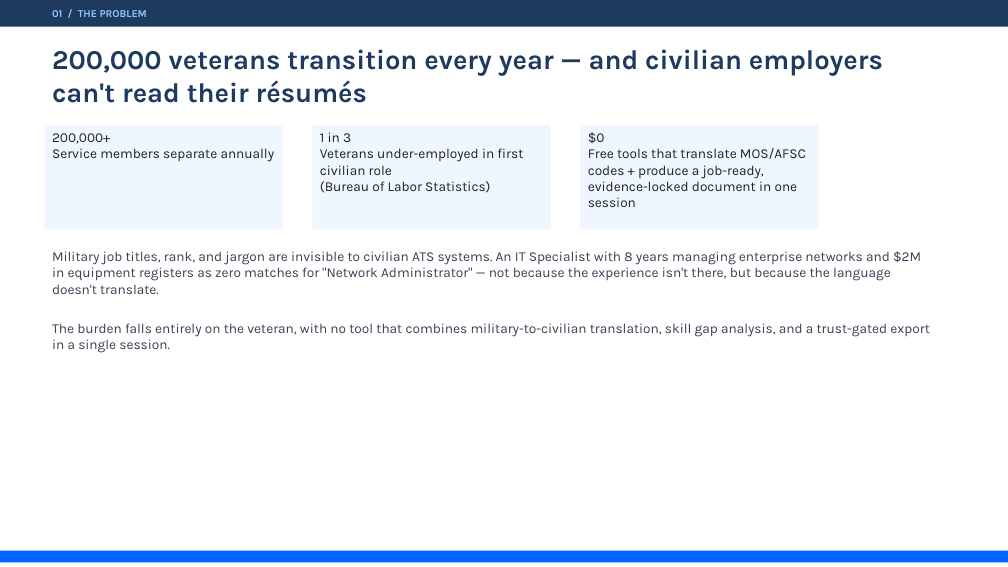
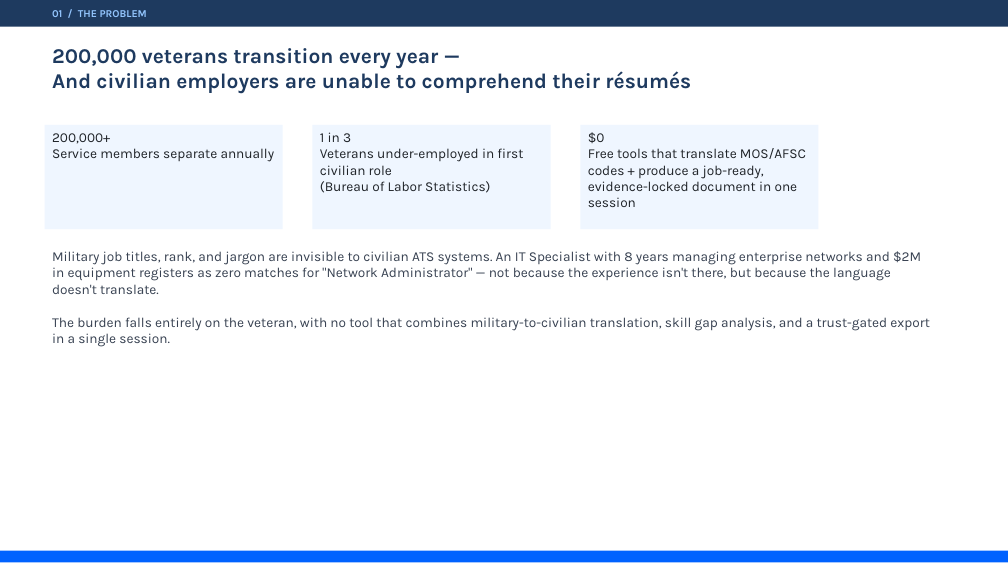
Before and after one commit to jaywarfield/golden-gate-glory, a slide deck: slide 2 of docs/images/source/Mission Veteran AI - Presentation.pptx. Drawn at 1008x567 pixels with LibreOffice and Linux fonts; fonts in the diff are those of the drawing. Boxes give left, top, right and bottom in pixels: in the first picture for what was removed or moved away, otherwise in the second. Text is boxed around its words. In the diff, an @@ line names an element or a change of style, - is before the commit and + after.

```diff
--- a/docs/images/source/Mission Veteran AI - Presentation.pptx
+++ b/docs/images/source/Mission Veteran AI - Presentation.pptx
@@ text at [52,48,691,94]: text changed; size 26 to 20 pt @@
-200,000 veterans transition every year — and civilian employers can't read their résumés
+200,000 veterans transition every year —
+And civilian employers are unable to comprehend their résumés
@@ text "Military job titles, rank, and ..." rewrapped from [52,251,929,353] to [52,251,929,347] @@
```
Also in this commit, not shown: 4 other slides changed, 4 other files.
